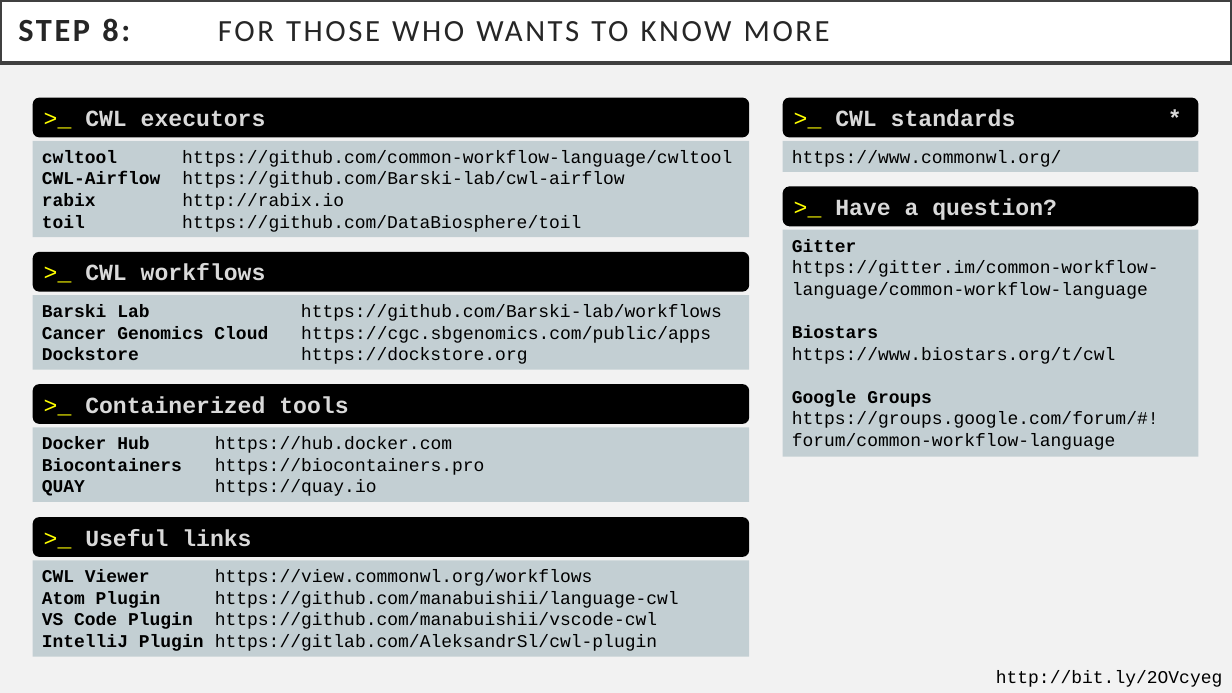
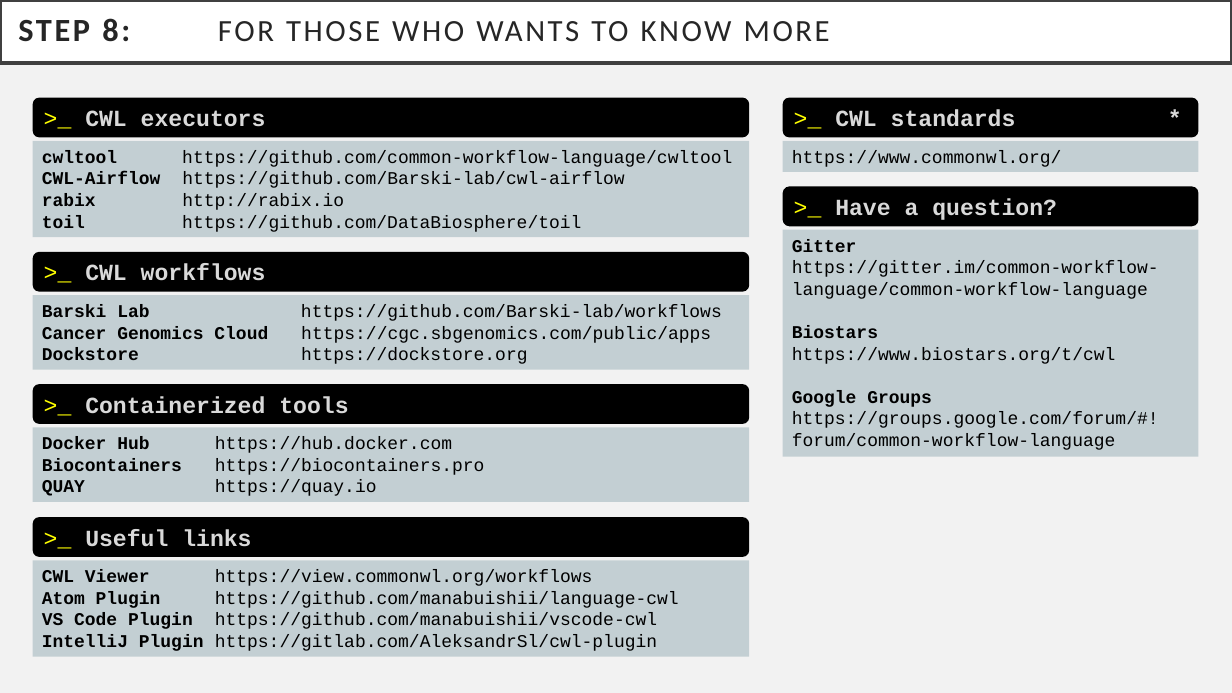
Before and after one commit to michael-kotliar/cwl_training, a slide deck: slide 12 of slides/cwl_workshop.pptx (slide 11 before the commit). Drawn at 1232x693 pixels with LibreOffice and Linux fonts; fonts in the diff are those of the drawing. Boxes give left, top, right and bottom in pixels: in the first picture for what was removed or moved away, otherwise in the second. Text is boxed around its words. In the diff, an @@ line names an element or a change of style, - is before the commit and + after.

```diff
--- a/slides/cwl_workshop.pptx
+++ b/slides/cwl_workshop.pptx
@@ text removed at (x1=996, y1=670, x2=1223, y2=687) @@
-http://bit.ly/2OVcyeg
```
Also in this commit, not shown: 10 other slides changed, 1 slide added.
